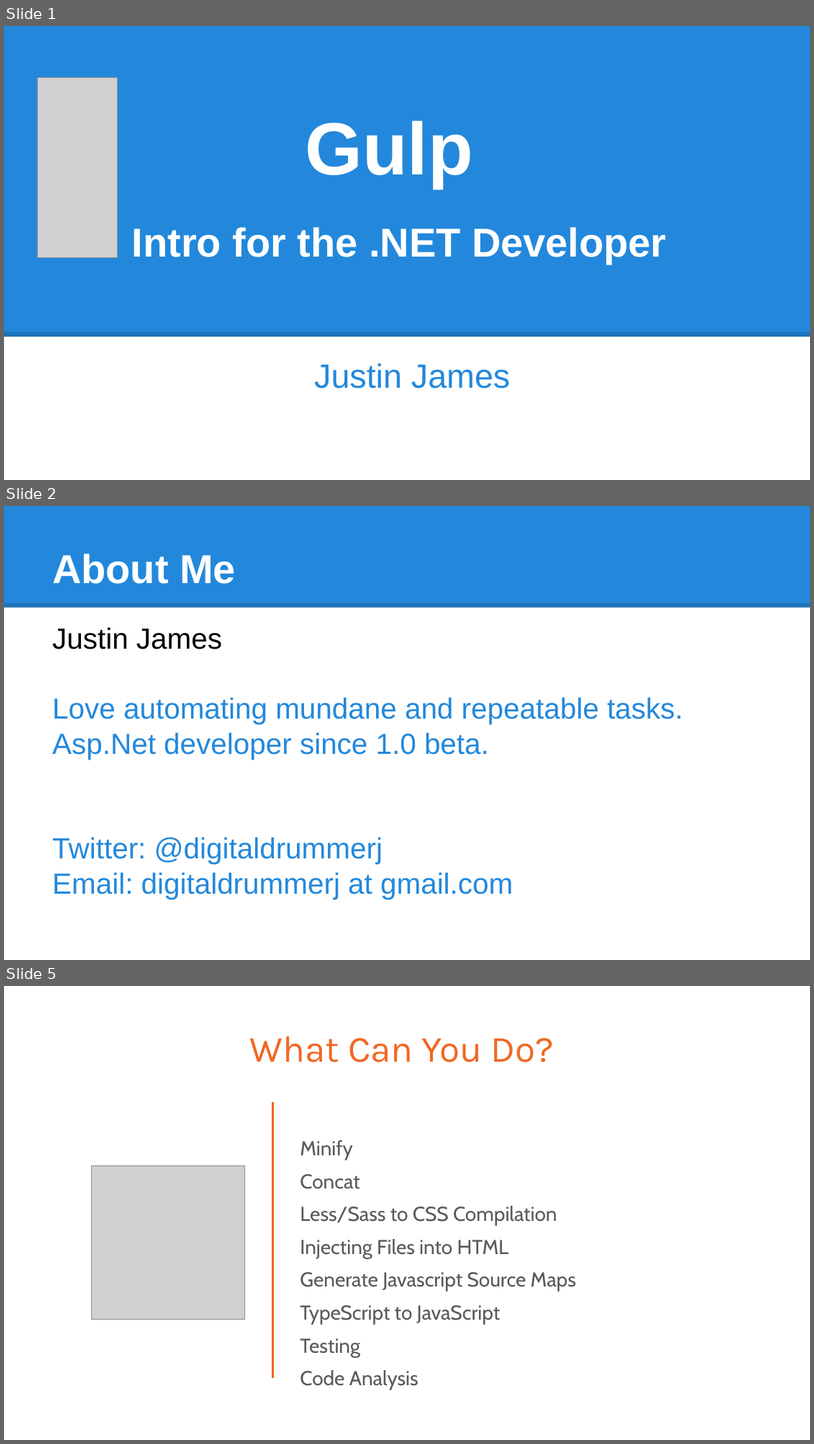
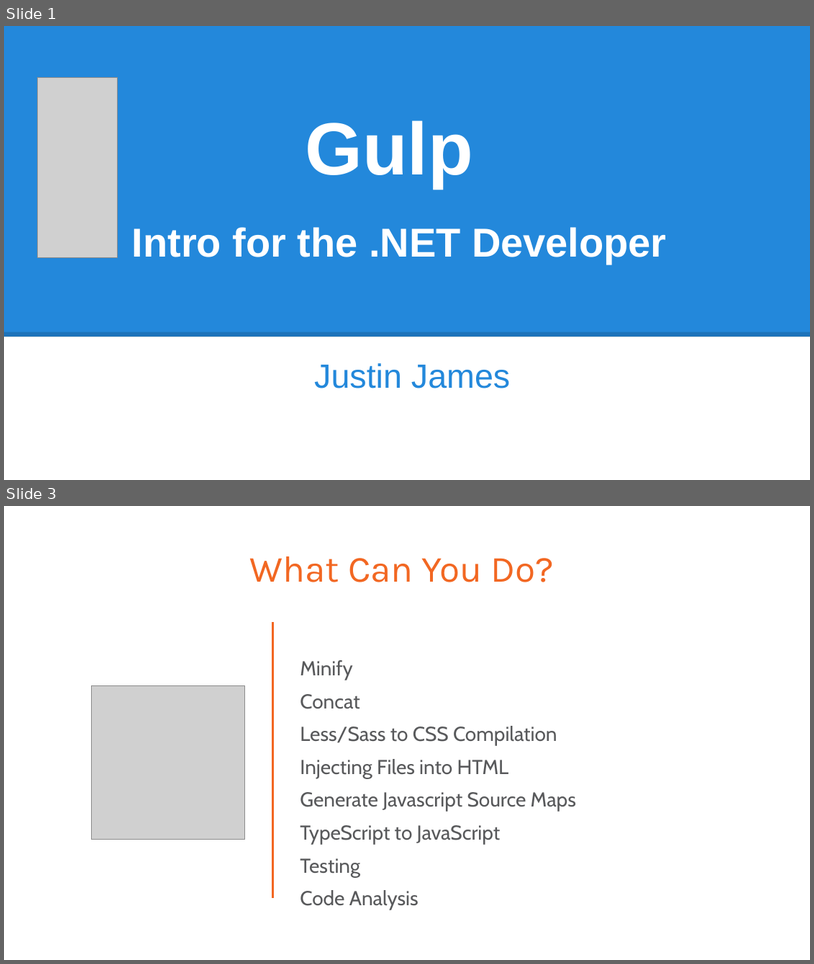
Before and after one commit to digitaldrummerj/GulpTalk, a slide deck: Gulp for DotNet Devs.pptx. Shown one above the other, each under a label of ours: slides 1, 2 and 5 before the commit, slides 1 and 3 after it; the slides between them are not shown. The pictures are 814x1444 and 814x964 pixels, drawn with LibreOffice and Linux fonts; fonts in the diff are those of the drawing; grey boxes stand for pictures. Boxes give left, top, right and bottom in pixels: in the first picture for what was removed or moved away, otherwise in the second. Text is boxed around its words. In the diff, an @@ line names an element or a change of style, - is before the commit and + after.

```diff
--- a/Gulp for DotNet Devs.pptx
+++ b/Gulp for DotNet Devs.pptx
@@ slide 2 removed at [4,506,810,960], background #FFFFFF @@
@@ rectangle removed at [4,506,810,608] @@
@@ title removed at [52,554,236,584] @@
-About Me
@@ line removed from (4, 605) to (810, 605) @@
@@ text removed at [52,627,684,899] @@
-Justin James
-Love automating mundane and repeatable tasks.
-Asp.Net developer since 1.0 beta.
-Twitter: @digitaldrummerj
-Email: digitaldrummerj at gmail.com
@@ what was slide 5 is now slide 3 @@
```
Also in this commit, not shown: 1 slide changed, 2 slides added, 2 other slides removed.
